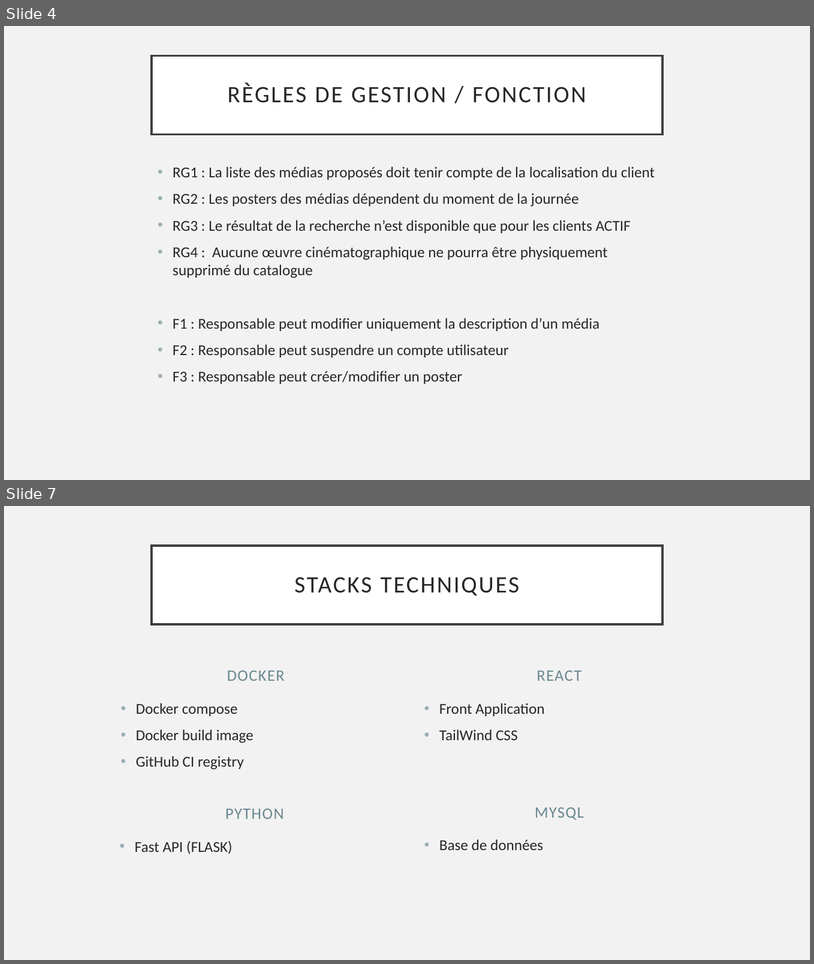
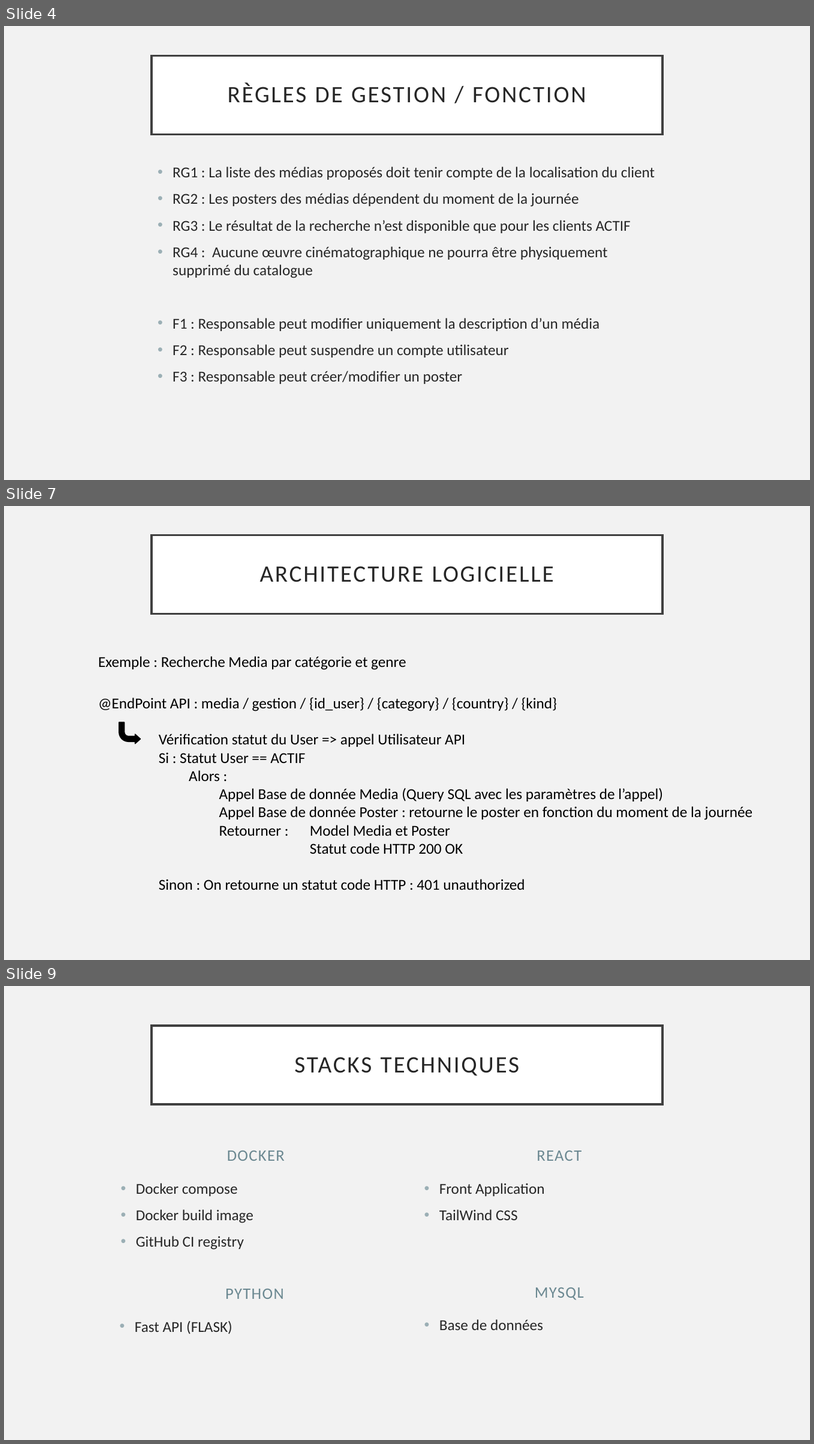
Before and after one commit to hugoj78/servicewebnetflixdocker, a slide deck: Presentation.pptx. Shown one above the other, each under a label of ours: slides 4 and 7 before the commit, slides 4, 7 and 9 after it; the slides between them are not shown. The pictures are 814x964 and 814x1444 pixels, drawn with LibreOffice and Linux fonts; fonts in the diff are those of the drawing. Boxes give left, top, right and bottom in pixels: in the first picture for what was removed or moved away, otherwise in the second. Text is boxed around its words. In the diff, an @@ line names an element or a change of style, - is before the commit and + after.

```diff
--- a/Presentation.pptx
+++ b/Presentation.pptx
@@ slide 7 added at (x1=4, y1=506, x2=810, y2=960), background #F2F2F2 @@
@@ title added at (x1=152, y1=535, x2=663, y2=613), fill #FFFFFF, outline #404040 2.5 pt, 28 pt, text #262626 @@
+ARCHITECTURE LOGICIELLE
@@ text added at (x1=98, y1=656, x2=406, y2=670), 18 pt, text #000000 @@
+Exemple : Recherche Media par catégorie et genre
@@ text added at (x1=98, y1=697, x2=753, y2=889), 18 pt, text #000000 @@
+@EndPoint API : media / gestion / {id_user} / {category} / {country} / {kind}
+Vérification statut du User => appel Utilisateur API
+Si : Statut User == ACTIF
+Alors :
+Appel Base de donnée Media (Query SQL avec les paramètres de l’appel)
+Appel Base de donnée Poster : retourne le poster en fonction du moment de la journée
+Retourner : Model Media et Poster
+Statut code HTTP 200 OK
+Sinon : On retourne un statut code HTTP : 401 unauthorized
@@ bent arrow added at (x1=119, y1=722, x2=140, y2=743), fill #000000, outline #000000 1 pt @@
@@ what was slide 7 is now slide 9 @@
```
Also in this commit, not shown: 6 slides changed, 1 other slide added.
